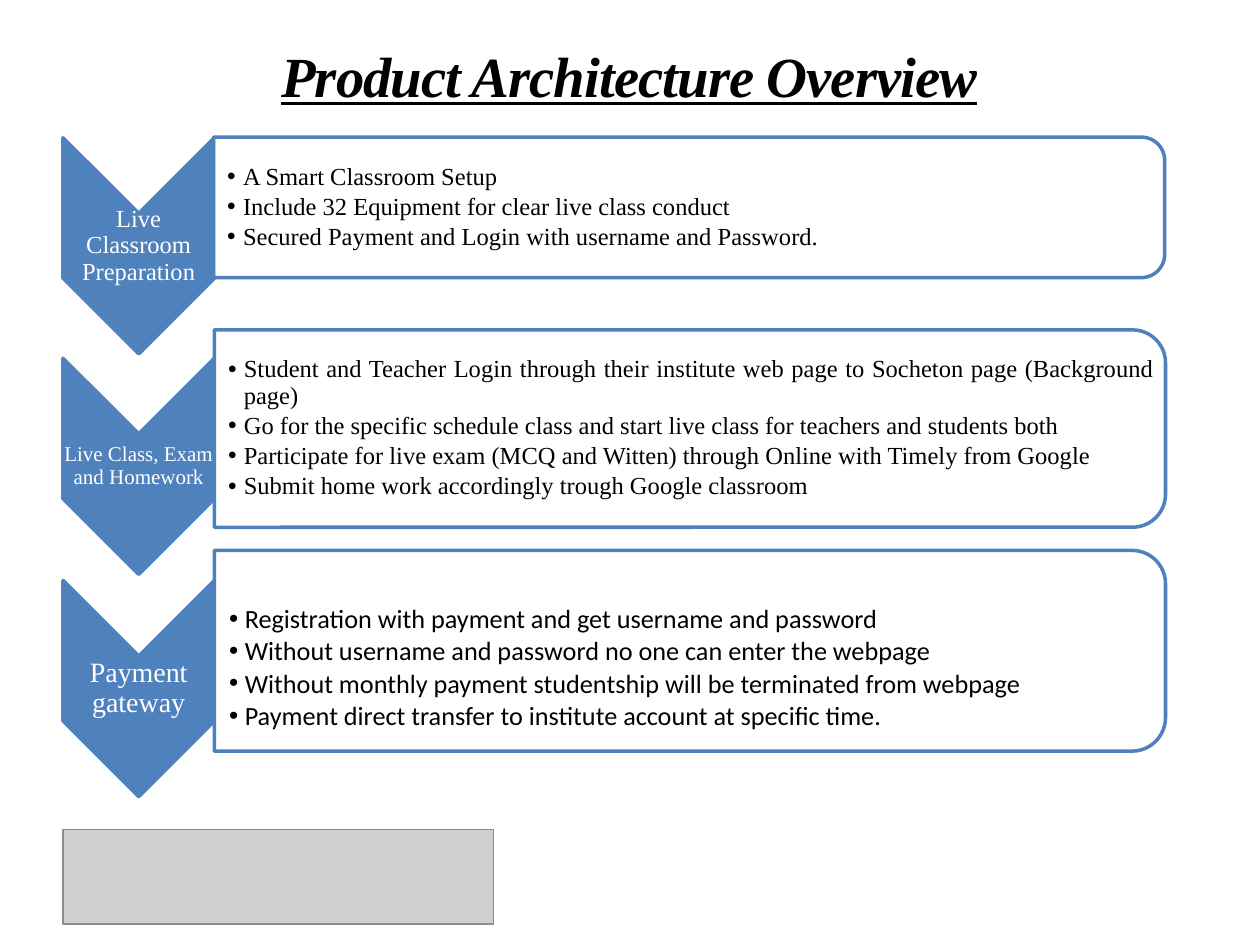
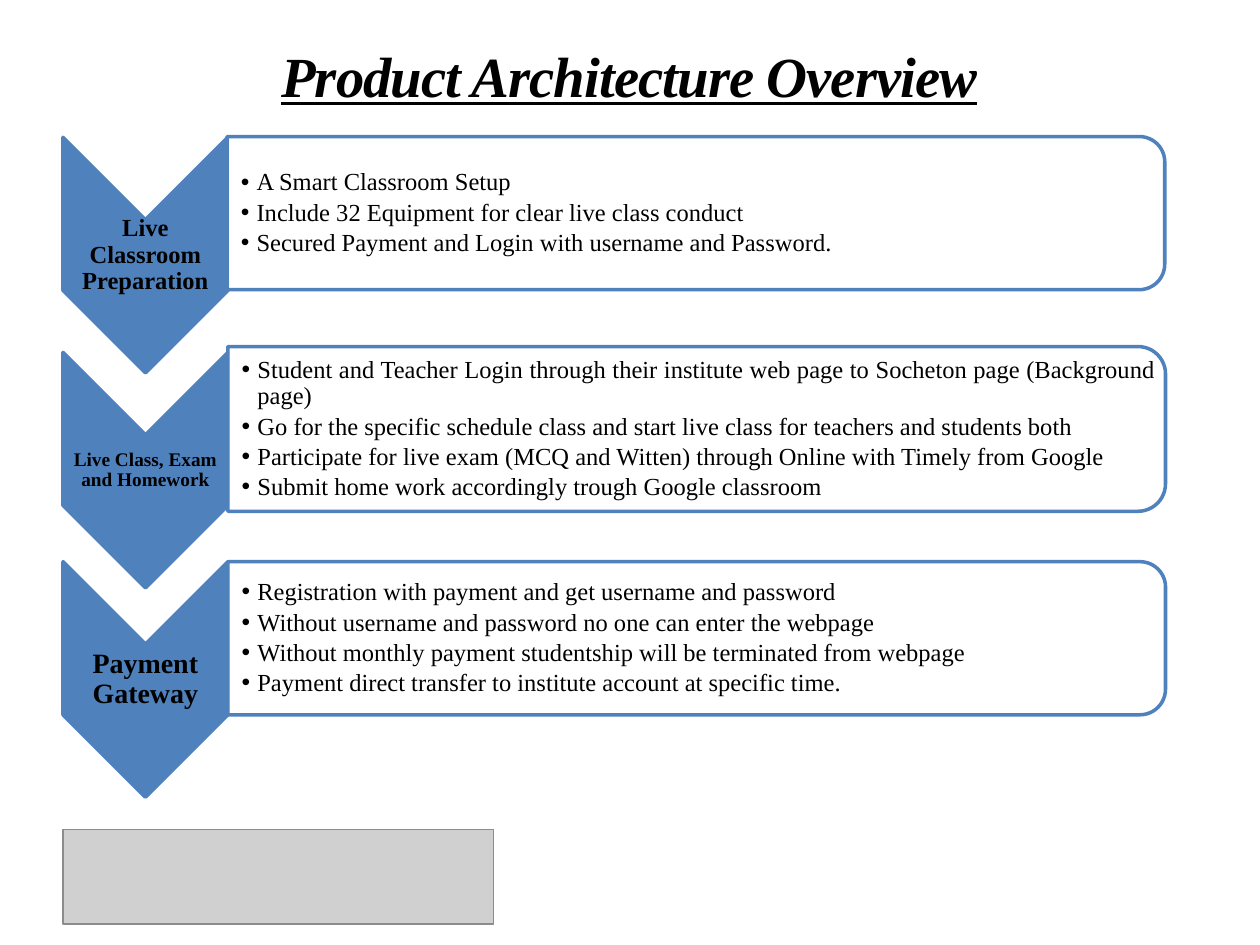
Before and after one commit to Shuvoneel/SRCL, a slide deck: slide 16 of Startup/Presentation_iDEA.pptx. Drawn at 1260x945 pixels with LibreOffice and Linux fonts; fonts in the diff are those of the drawing; grey boxes stand for pictures; background and template pictures are left out. Boxes give left, top, right and bottom in pixels: in the first picture for what was removed or moved away, otherwise in the second. Text is boxed around its words. In the diff, an @@ line names an element or a change of style, - is before the commit and + after.

```diff
--- a/Startup/Presentation_iDEA.pptx
+++ b/Startup/Presentation_iDEA.pptx
@@ chevron: place and size @@
-chevron at [63, 137, 214, 354]
+chevron at [63, 137, 228, 373]
@@ text "A Smart Classroom Setup": place and size @@
-text "A Smart Classroom Setup" at [243, 168, 818, 251]
+text "A Smart Classroom Setup" at [257, 173, 831, 256]
@@ round same rect: place and size @@
-round same rect at [214, 137, 1165, 278]
+round same rect at [228, 136, 1166, 290]
@@ text "Live Classroom Preparation" at [82, 219, 208, 295]: text colour #FFFFFF to #000000, bold on @@
@@ chevron: place and size @@
-chevron at [63, 358, 214, 575]
+chevron at [63, 353, 228, 588]
@@ text "Student and Teacher Login through ..." rewrapped from [244, 360, 1153, 500] to [257, 361, 1154, 501] @@
@@ round same rect: place and size @@
-round same rect at [214, 330, 1166, 528]
+round same rect at [229, 346, 1166, 511]
@@ text "Live Class, Exam and Homework" at [74, 452, 217, 486]: size 12 to 11 pt, text colour #FFFFFF to #000000, bold on @@
@@ chevron: place and size @@
-chevron at [63, 580, 214, 796]
+chevron at [63, 562, 228, 798]
@@ round same rect: place and size @@
-round same rect at [214, 551, 1166, 751]
+round same rect at [228, 561, 1166, 714]
@@ text "Registration with payment and get ...": place and size @@
-text "Registration with payment and get ..." at [245, 609, 1020, 730]
+text "Registration with payment and get ..." at [257, 583, 965, 697]
@@ text "Registration with payment and get ..." at [257, 583, 965, 697]: size 15 to 14 pt, font Calibri to Times New Roman @@
@@ text at [93, 654, 198, 709]: text changed; text colour #FFFFFF to #000000; bold on @@
-Payment gateway
+Payment Gateway
```
Also in this commit, not shown: 23 other slides changed, 22 other files.
